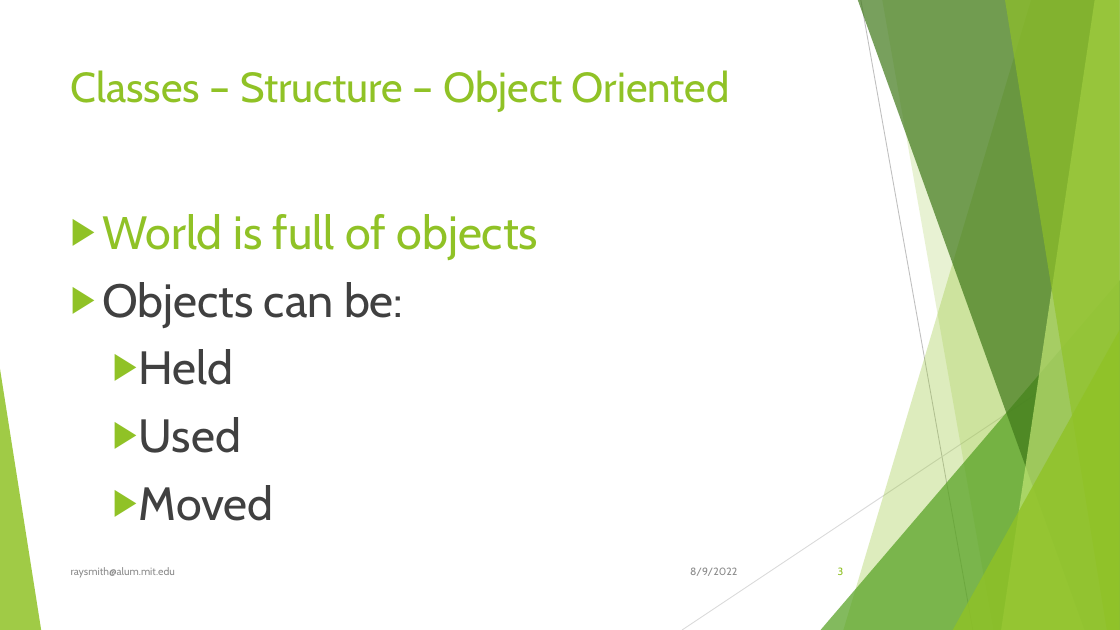
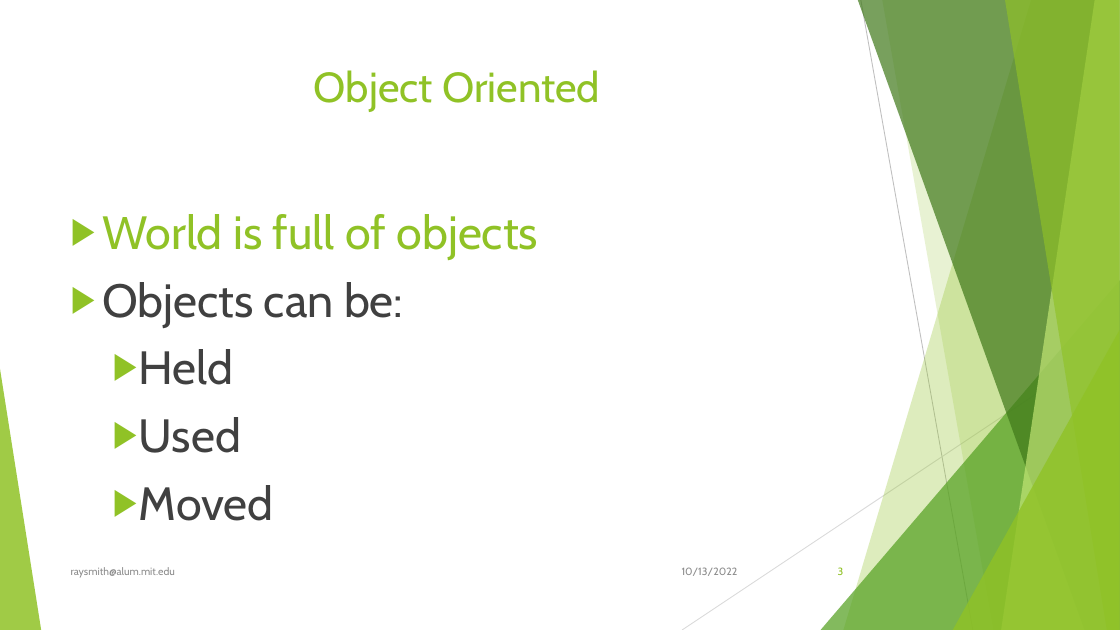
Before and after one commit to raysmith619/Introduction-To-Programming, a slide deck: slide 3 of presentation/Class_5_Classes/Class_5_Classes.pptx. Drawn at 1120x630 pixels with LibreOffice and Linux fonts; fonts in the diff are those of the drawing. Boxes give left, top, right and bottom in pixels: in the first picture for what was removed or moved away, otherwise in the second. Text is boxed around its words. In the diff, an @@ line names an element or a change of style, - is before the commit and + after.

Commit message:
Update based on Sept 2022 class

```diff
--- a/presentation/Class_5_Classes/Class_5_Classes.pptx
+++ b/presentation/Class_5_Classes/Class_5_Classes.pptx
@@ title at [314,70,600,112]: text changed @@
-Classes – Structure – Object Oriented
+Object Oriented
@@ text at [682,567,738,576]: text changed @@
-8/9/2022
+10/13/2022
```
Also in this commit, not shown: 28 other slides changed, 1 other file.
